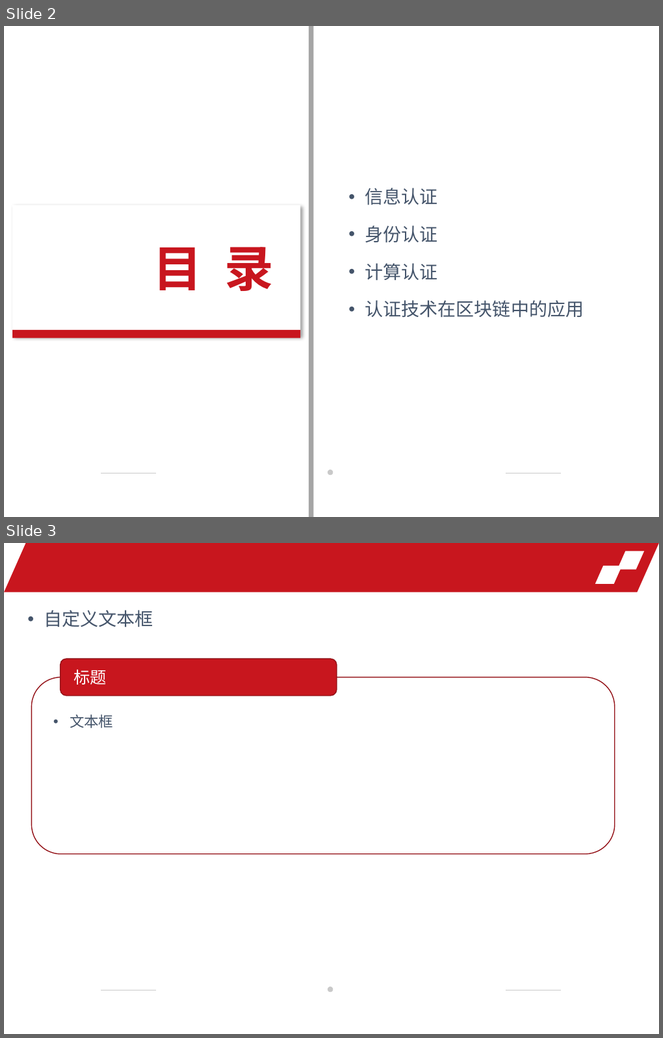
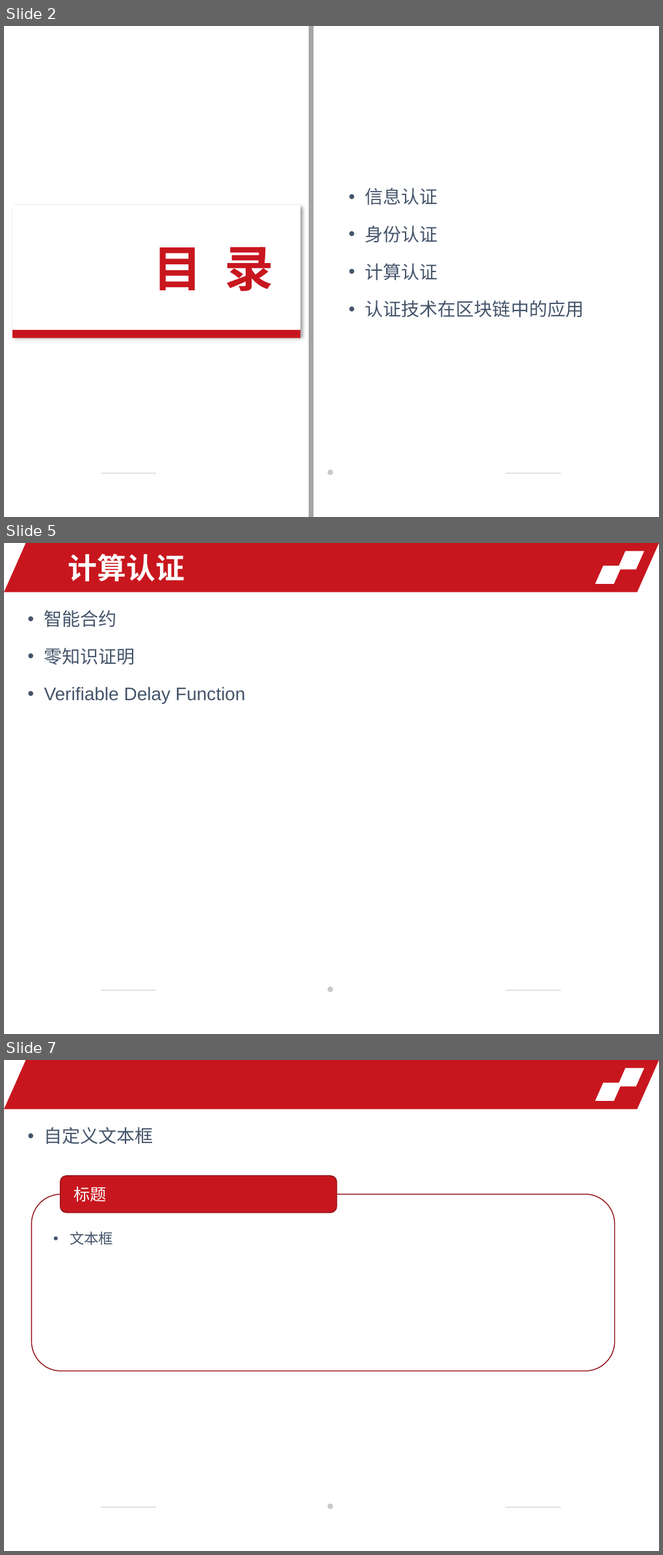
Before and after one commit to Voidkai/Authentication-and-Application, a slide deck: 认证技术调研.pptx. Shown one above the other, each under a label of ours: slides 2 and 3 before the commit, slides 2, 5 and 7 after it; the slides between them are not shown. The pictures are 663x1038 and 663x1555 pixels, drawn with LibreOffice and Linux fonts; fonts in the diff are those of the drawing; background and template pictures are left out. Boxes give left, top, right and bottom in pixels: in the first picture for what was removed or moved away, otherwise in the second. Text is boxed around its words. In the diff, an @@ line names an element or a change of style, - is before the commit and + after.

```diff
--- a/认证技术调研.pptx
+++ b/认证技术调研.pptx
@@ slide 5 added at [4,543,659,1034], background picture (left out); not listed: 6 template elements that a slide beside it also shows @@
@@ text added at [68,553,185,581], 32 pt, text #FFFFFF, bold @@
+计算认证
@@ text added at [44,610,245,704], 20 pt, text #44546A @@
+• 智能合约
+• 零知识证明
+• Verifiable Delay Function
@@ what was slide 3 is now slide 7 @@
```
Also in this commit, not shown: 3 other slides added.
